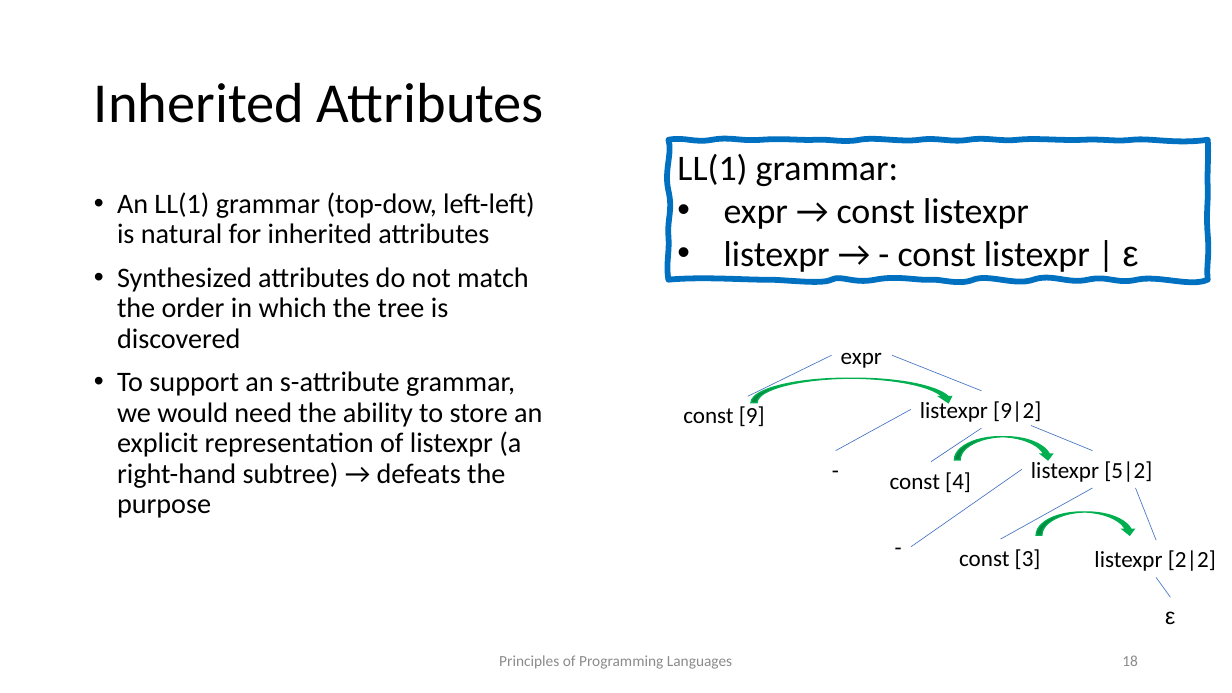
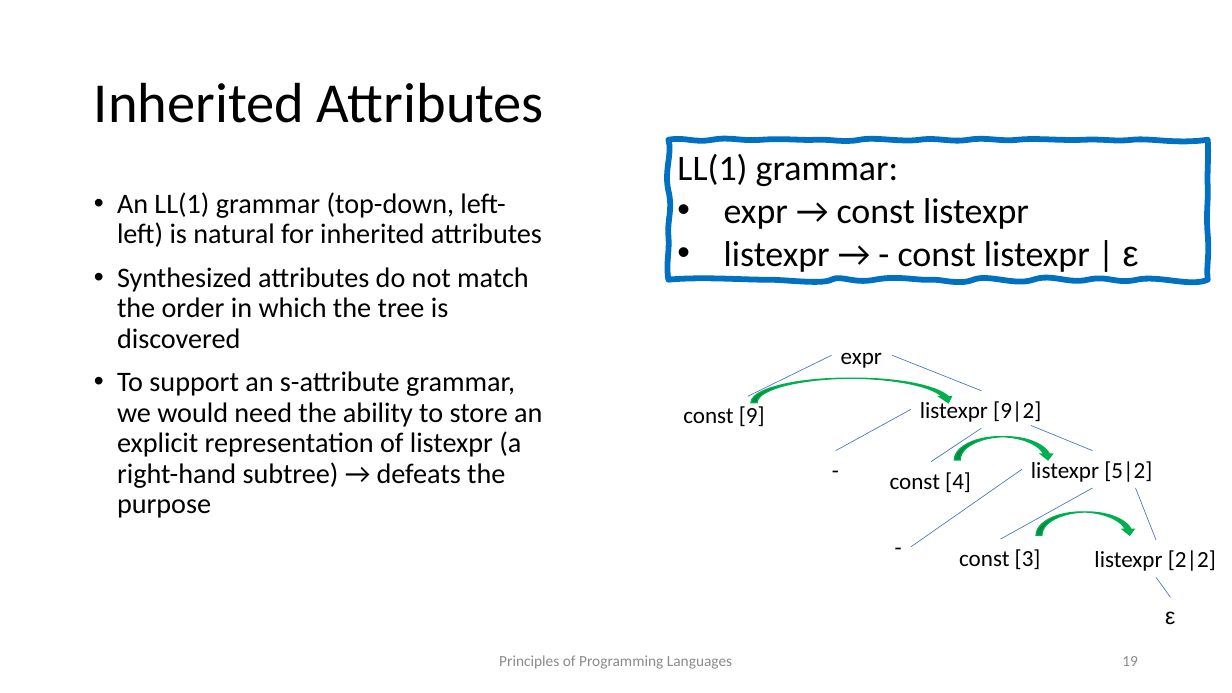
Before and after one commit to kongm/pl-design, a slide deck: slide 19 of semantics.pptx (slide 18 before the commit). Drawn at 1232x693 pixels with LibreOffice and Linux fonts; fonts in the diff are those of the drawing. Boxes give left, top, right and bottom in pixels: in the first picture for what was removed or moved away, otherwise in the second. Text is boxed around its words. In the diff, an @@ line names an element or a change of style, - is before the commit and + after.

```diff
--- a/semantics.pptx
+++ b/semantics.pptx
@@ text at (117,192,542,247): text changed @@
-• An LL(1) grammar (top-dow, left-left) is natural for inherited attributes
+• An LL(1) grammar (top-down, left-left) is natural for inherited attributes
@@ page number at (1122,656,1138,666): text changed @@
-18
+19
```
Also in this commit, not shown: 4 other slides changed, 1 slide added, 1 other file.
